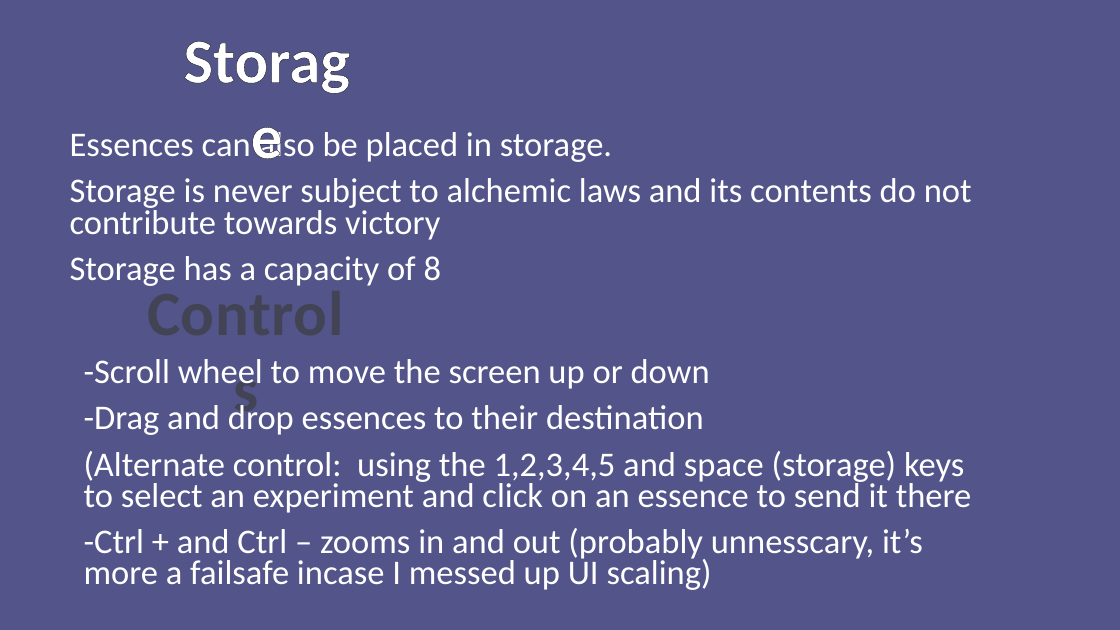
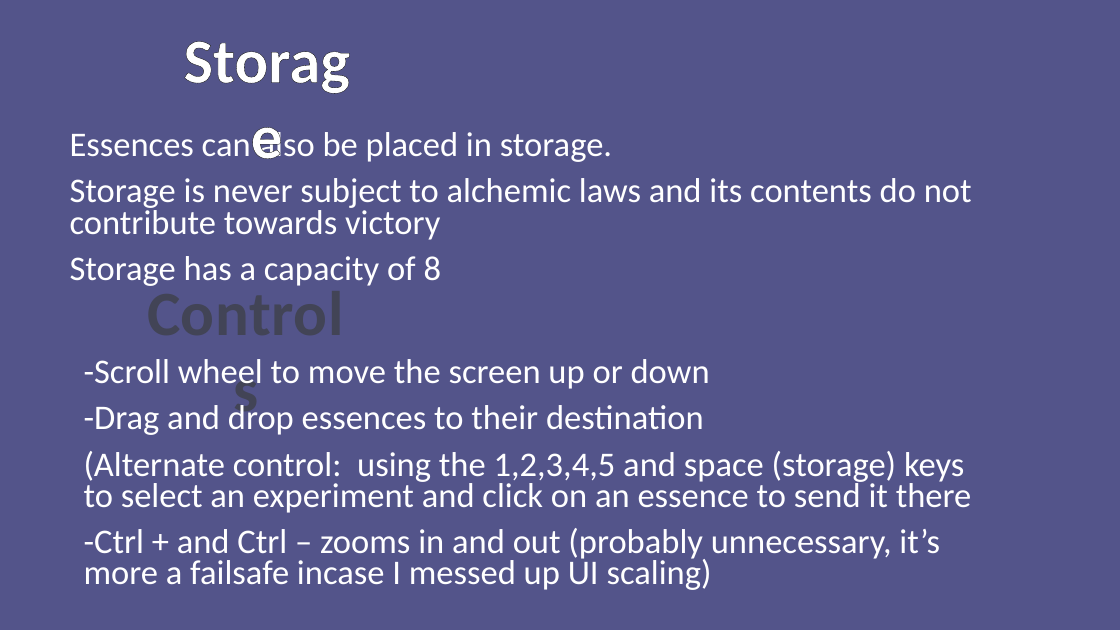
Before and after one commit to ninjacreeper47/Meriam-s-Trial, a slide deck: slide 5 of Assets/How to Play/Instructions.pptx. Drawn at 1120x630 pixels with LibreOffice and Linux fonts; fonts in the diff are those of the drawing. Boxes give left, top, right and bottom in pixels: in the first picture for what was removed or moved away, otherwise in the second. Text is boxed around its words. In the diff, an @@ line names an element or a change of style, - is before the commit and + after.

```diff
--- a/Assets/How to Play/Instructions.pptx
+++ b/Assets/How to Play/Instructions.pptx
@@ text at [84,528,940,590]: text changed @@
--Ctrl + and Ctrl – zooms in and out (probably unnesscary, it’s more a failsafe incase I messed up UI scaling)
+-Ctrl + and Ctrl – zooms in and out (probably unnecessary, it’s more a failsafe incase I messed up UI scaling)
```
Also in this commit, not shown: 4 other slides changed, 6 other files.
